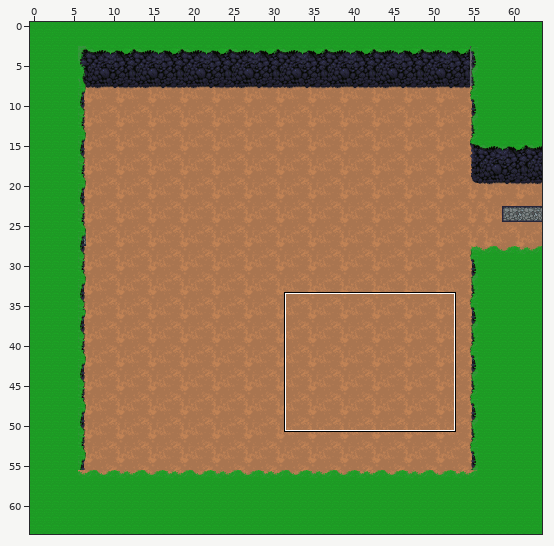
Tiled map -- SecretProject/SecretProject/bin/DesktopGL/AnyCPU/Debug/Content/Map/Forest.tmx. Above: a wide view before the commit, with the close-up outlined.
Close-up. First the earlier version:
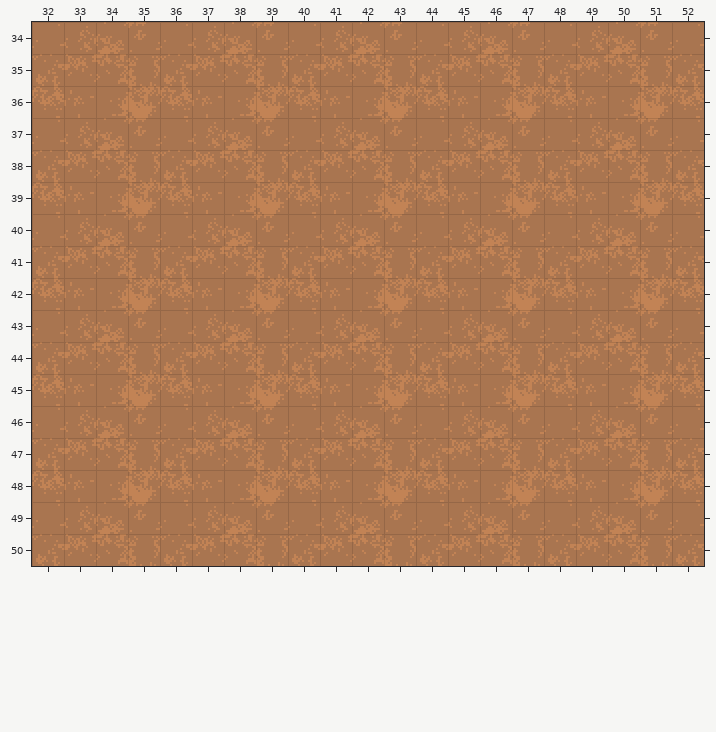
Cells are 16x16 px. Shown: x 32..52, y 34..50. The commit also changed other parts of the map, which this record leaves out.
After:
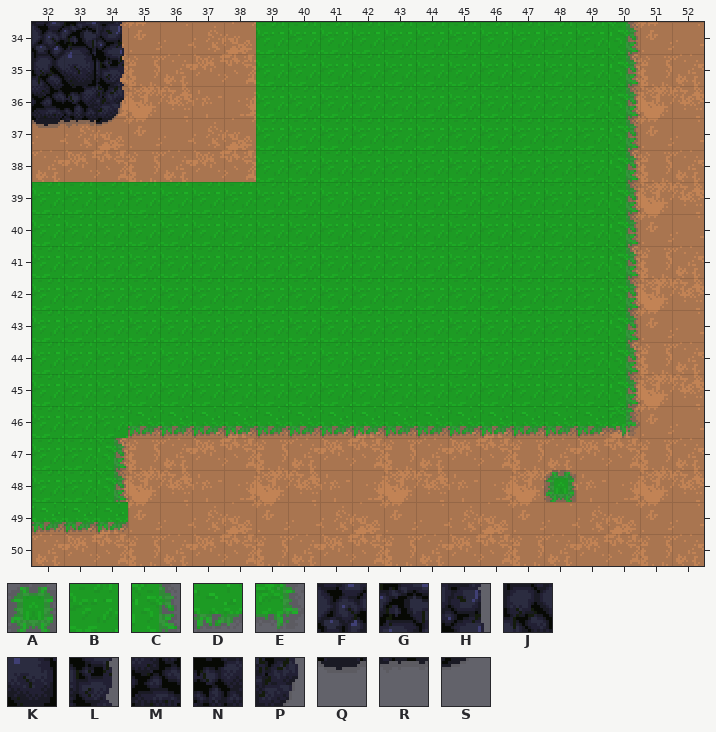
Key: from "MasterSpriteSheet": A 916, B 1014, C 1015, D 1114, E 1115, F 3506, G 3507, H 3511, J 3606, K 3607, L 3611, M 3706, N 3707, P 3711, Q 3806, R 3807, S 3811.
_ is an empty cell.
Changes in this commit:
Layer "midGround":
y 34..38: x 39..50 ____________ -> BBBBBBBBBBBC
y 39..45: x 32..50 ___________________ -> BBBBBBBBBBBBBBBBBBC
y 46: x 32..50 ___________________ -> BBBDDDDDDDDDDDDDDDE
y 47: x 32..34 ___ -> BBC
y 48: x 32..34 ___ -> BBC; x 48 _ -> A
y 49: x 32..34 ___ -> DDD
Layer "buildings":
y 34: x 32..34 ___ -> FGH
y 35: x 32..34 ___ -> JKL
y 36: x 32..34 ___ -> MNP
y 37: x 32..34 ___ -> QRS
